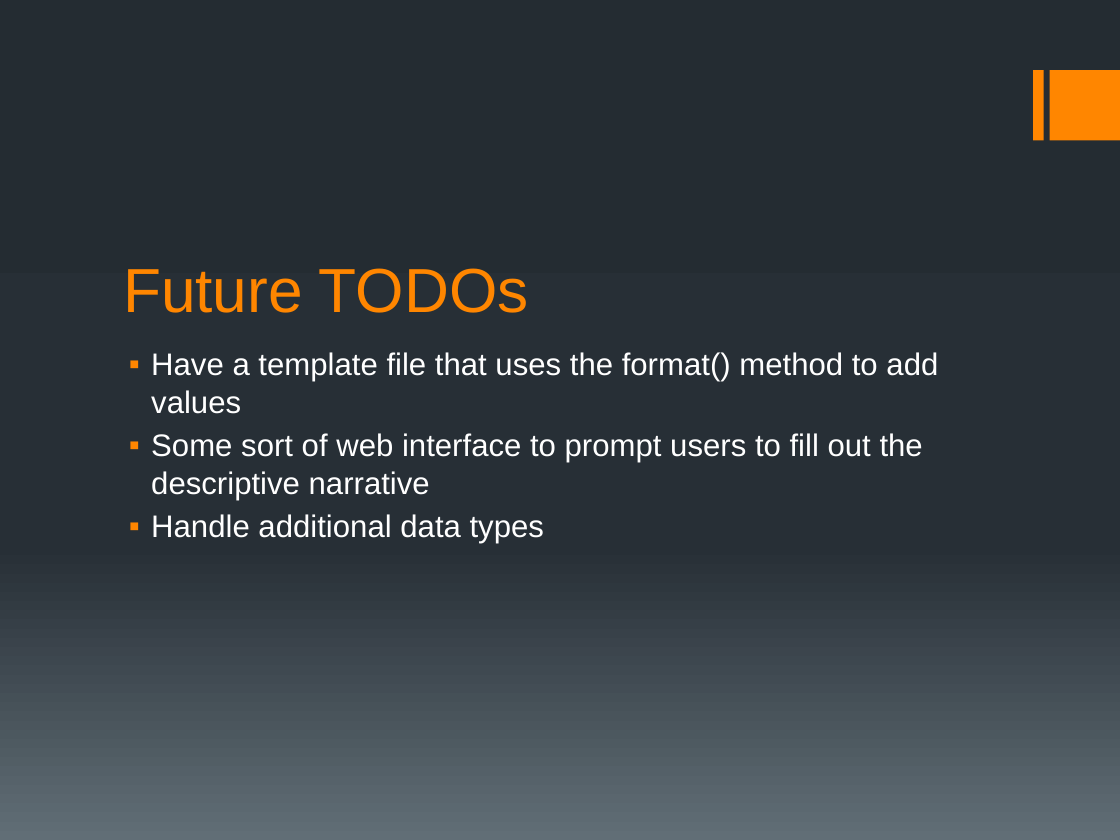
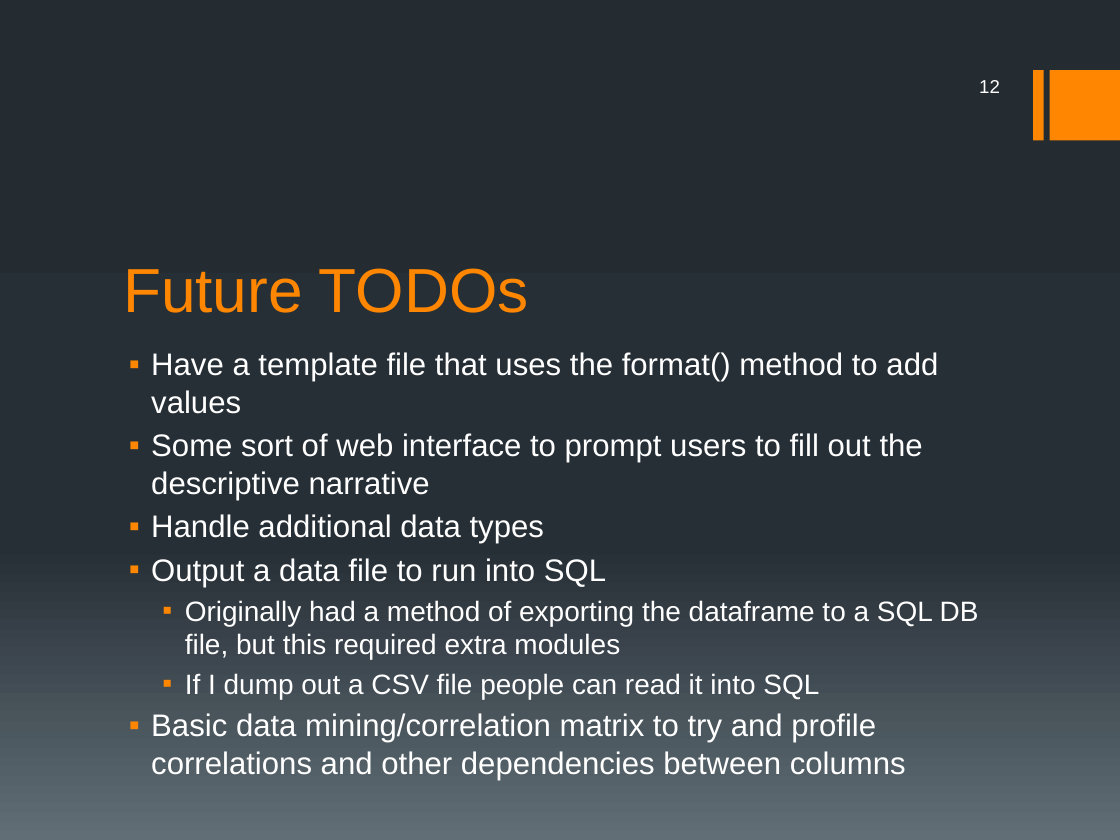
Before and after one commit to elliewix/data-profile-tool, a slide deck: slide 12 of wickes data cleaning final presentation.pptx (slide 10 before the commit). Drawn at 1120x840 pixels with LibreOffice and Linux fonts; fonts in the diff are those of the drawing. Boxes give left, top, right and bottom in pixels: in the first picture for what was removed or moved away, otherwise in the second. Text is boxed around its words. In the diff, an @@ line names an element or a change of style, - is before the commit and + after.

```diff
--- a/wickes data cleaning final presentation.pptx
+++ b/wickes data cleaning final presentation.pptx
@@ page number added at (979, 80, 1000, 93), 12 pt, text #FFFFFF @@
+12
@@ text at (151, 558, 979, 780): paragraphs added @@
+▪ Output a data file to run into SQL
+  ▪ Originally had a method of exporting the dataframe to a SQL DB file, but this required extra modules
+  ▪ If I dump out a CSV file people can read it into SQL
+▪ Basic data mining/correlation matrix to try and profile correlations and other dependencies between columns
```
Also in this commit, not shown: 9 other slides changed, 2 slides added, 3 other files.
